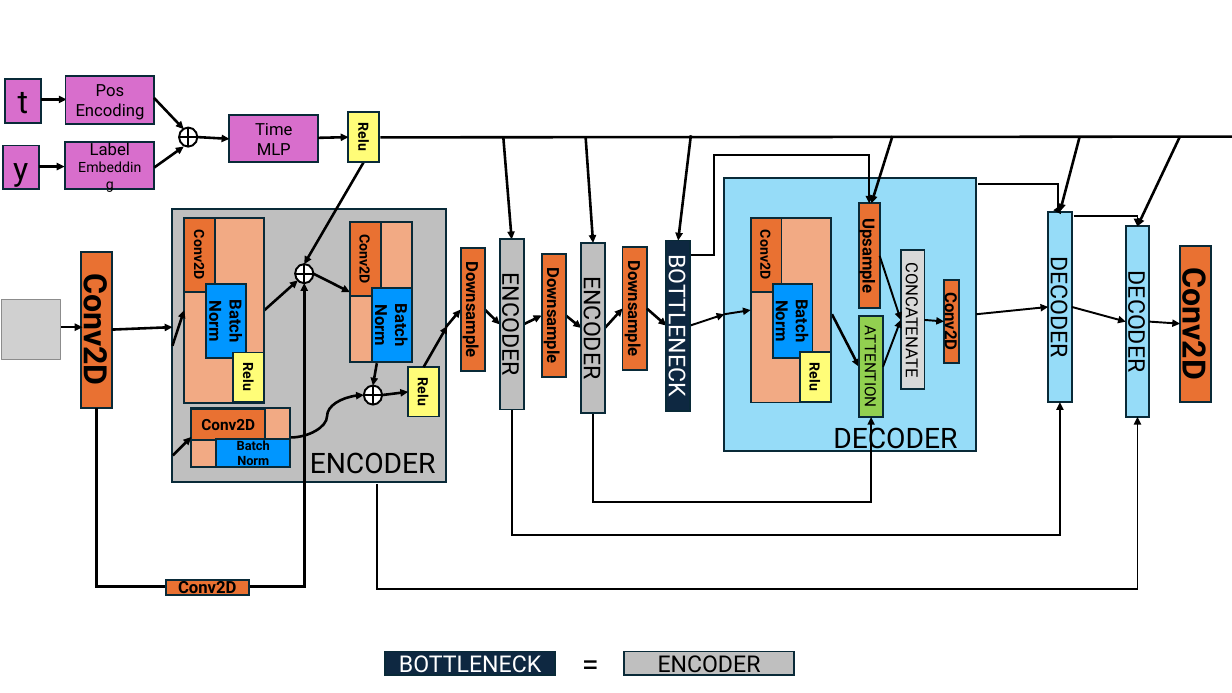
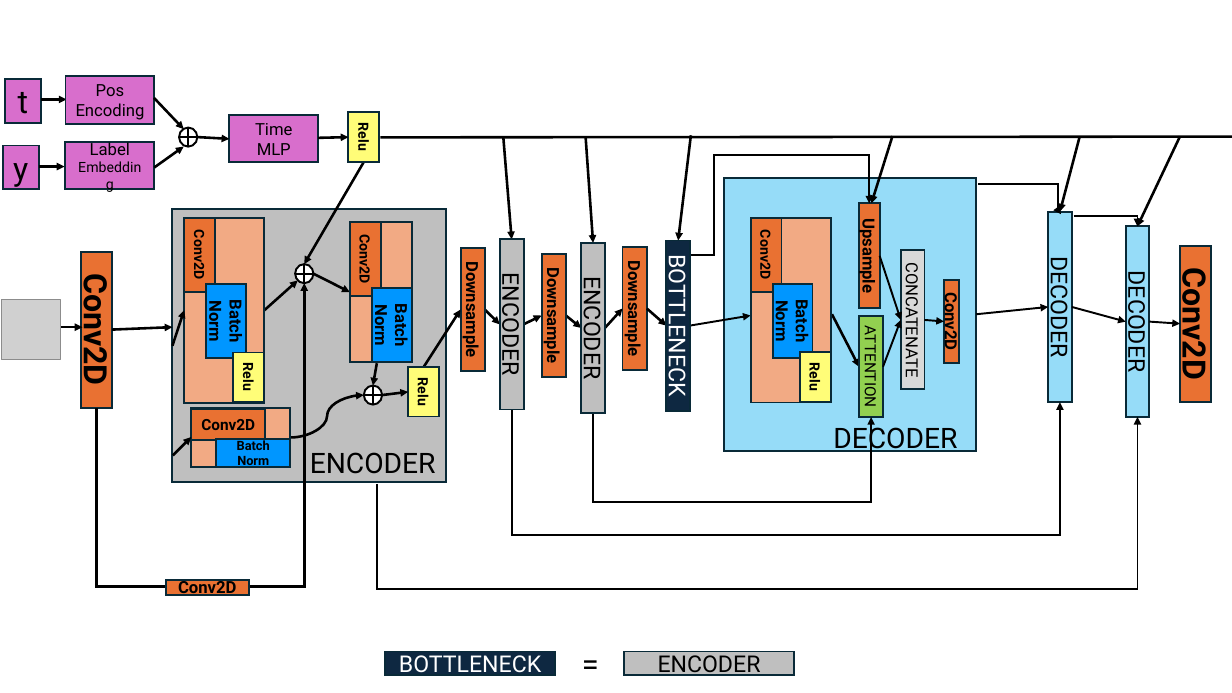
Before and after one commit to AdrianoEttari/pansharpening, a slide deck: slide 17 of models_representation.pptx. Drawn at 1232x693 pixels with LibreOffice and Linux fonts; fonts in the diff are those of the drawing; grey boxes stand for pictures. Boxes give left, top, right and bottom in pixels: in the first picture for what was removed or moved away, otherwise in the second. Text is boxed around its words. In the diff, an @@ line names an element or a change of style, - is before the commit and + after.

```diff
--- a/models_representation.pptx
+++ b/models_representation.pptx
@@ arrow moved from (423, 367) - (447, 326) to (423, 367) - (460, 310) @@
@@ arrow removed from (446, 327) to (460, 310) @@
@@ arrow moved from (690, 325) - (725, 314) to (690, 325) - (750, 315) @@
@@ arrow removed from (725, 314) to (750, 311) @@
```
Also in this commit, not shown: 4 other slides changed, 3 other files.
